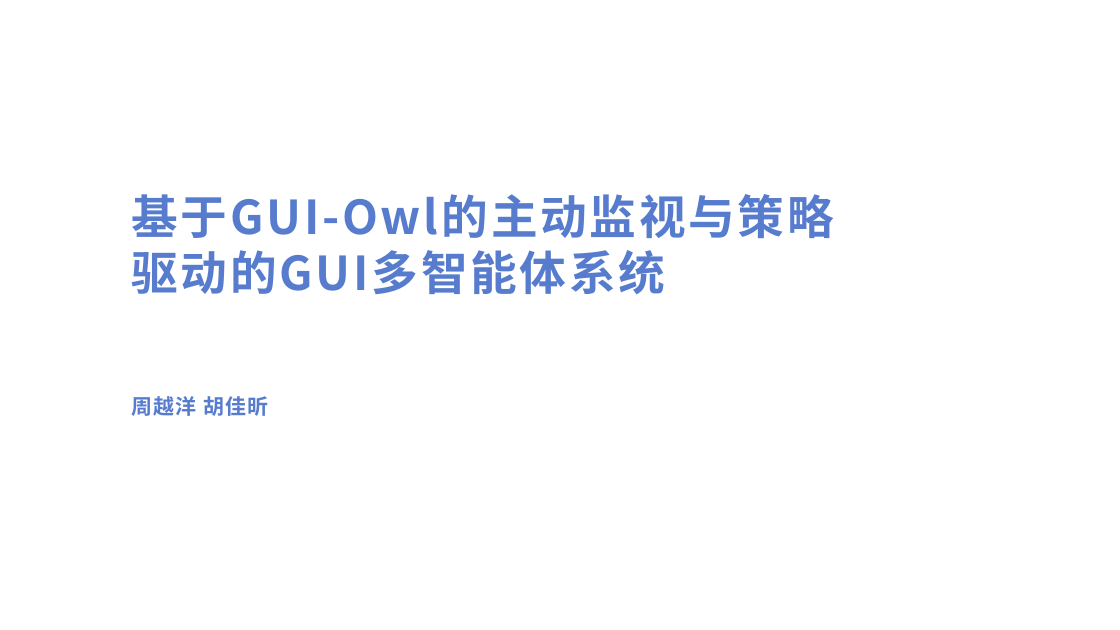
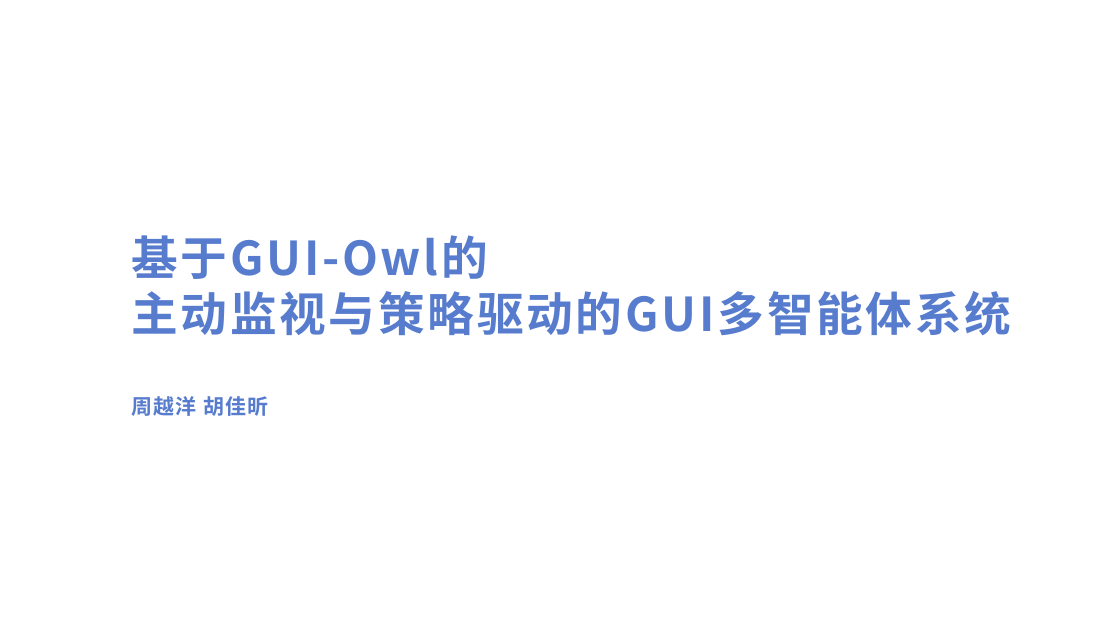
Before and after one commit to 221240008/2025_AI_projrct, a slide deck: slide 1 of 中期展示草稿.pptx. Drawn at 1120x630 pixels with LibreOffice and Linux fonts; fonts in the diff are those of the drawing. Boxes give left, top, right and bottom in pixels: in the first picture for what was removed or moved away, otherwise in the second. Text is boxed around its words. In the diff, an @@ line names an element or a change of style, - is before the commit and + after.

```diff
--- a/中期展示草稿.pptx
+++ b/中期展示草稿.pptx
@@ text at (131,235,1011,335): text changed @@
-基于GUI-Owl的主动监视与策略驱动的GUI多智能体系统
+基于GUI-Owl的
+主动监视与策略驱动的GUI多智能体系统
```
Also in this commit, not shown: 2 other slides changed.
